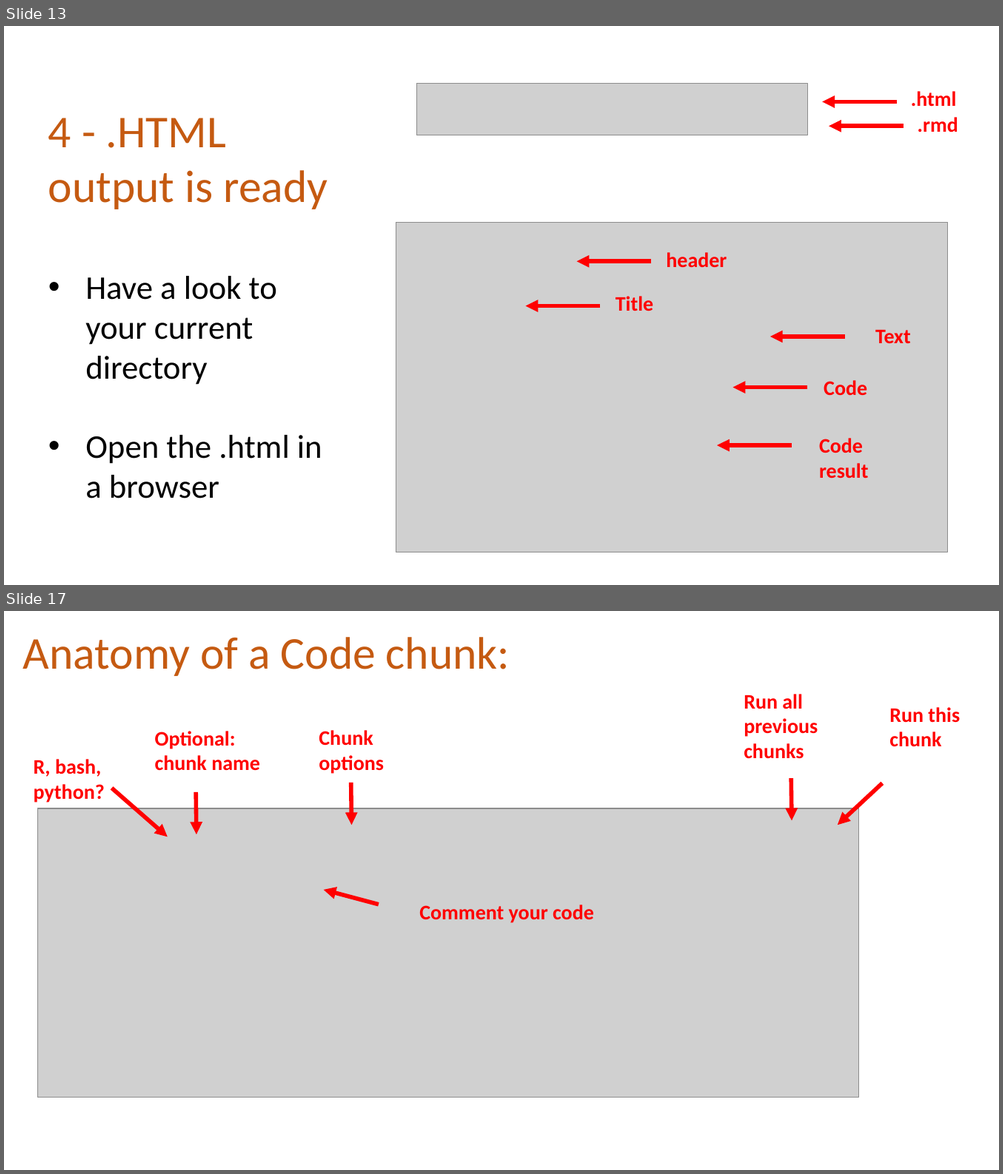
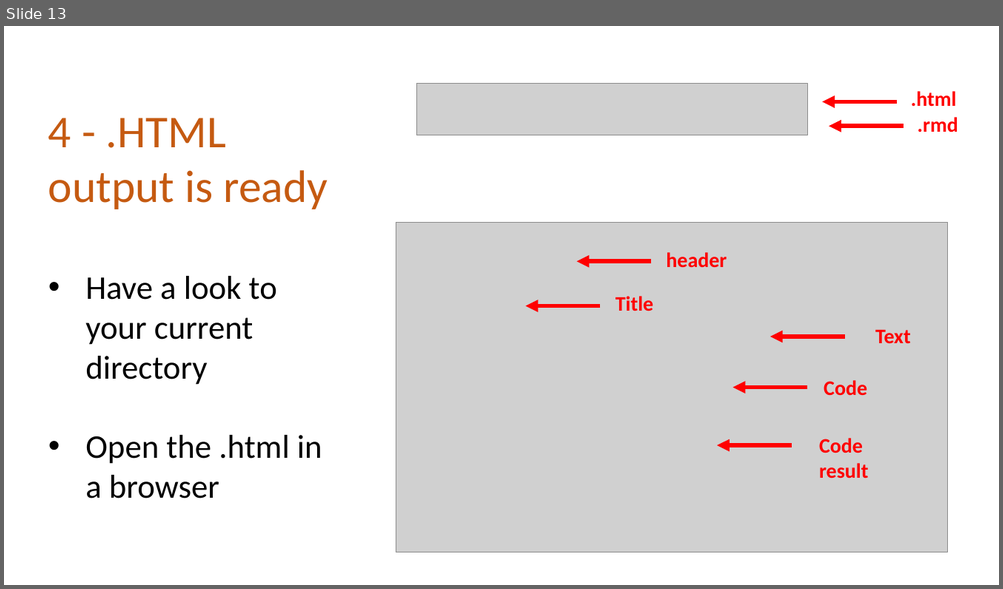
Before and after one commit to holtzy/Teaching, a slide deck: Intro_Github.pptx. Shown one above the other, each under a label of ours: slides 13 and 17 before the commit, slide 13 after it; the slides between them are not shown. The pictures are 1003x1174 and 1003x589 pixels, drawn with LibreOffice and Linux fonts; fonts in the diff are those of the drawing; grey boxes stand for pictures. Boxes give left, top, right and bottom in pixels: in the first picture for what was removed or moved away, otherwise in the second. Text is boxed around its words. In the diff, an @@ line names an element or a change of style, - is before the commit and + after.

```diff
--- a/Intro_Github.pptx
+++ b/Intro_Github.pptx
@@ slide 17 removed at <box>4,611,999,1170</box>, background #FFFFFF @@
@@ text removed at <box>23,637,509,676</box> @@
-Anatomy of a Code chunk:
@@ text removed at <box>743,694,817,759</box> @@
-Run all previous chunks
@@ text removed at <box>889,707,959,747</box> @@
-Run this chunk
@@ text removed at <box>155,731,260,771</box> @@
-Optional: chunk name
@@ text removed at <box>318,730,384,774</box> @@
-Chunk options
@@ text removed at <box>34,759,105,803</box> @@
-R, bash, python?
@@ arrow removed from (351, 783) to (352, 825) @@
@@ arrow removed from (791, 778) to (792, 820) @@
@@ arrow removed from (882, 783) to (837, 825) @@
@@ picture removed at <box>37,809,859,1098</box> @@
@@ arrow removed from (111, 789) to (168, 837) @@
@@ arrow removed from (196, 792) to (196, 834) @@
@@ arrow removed from (378, 905) to (324, 890) @@
@@ text removed at <box>419,905,594,923</box> @@
-Comment your code
```
Also in this commit, not shown: 2 slides changed, 4 slides added, 17 other slides removed, 1 other file.
